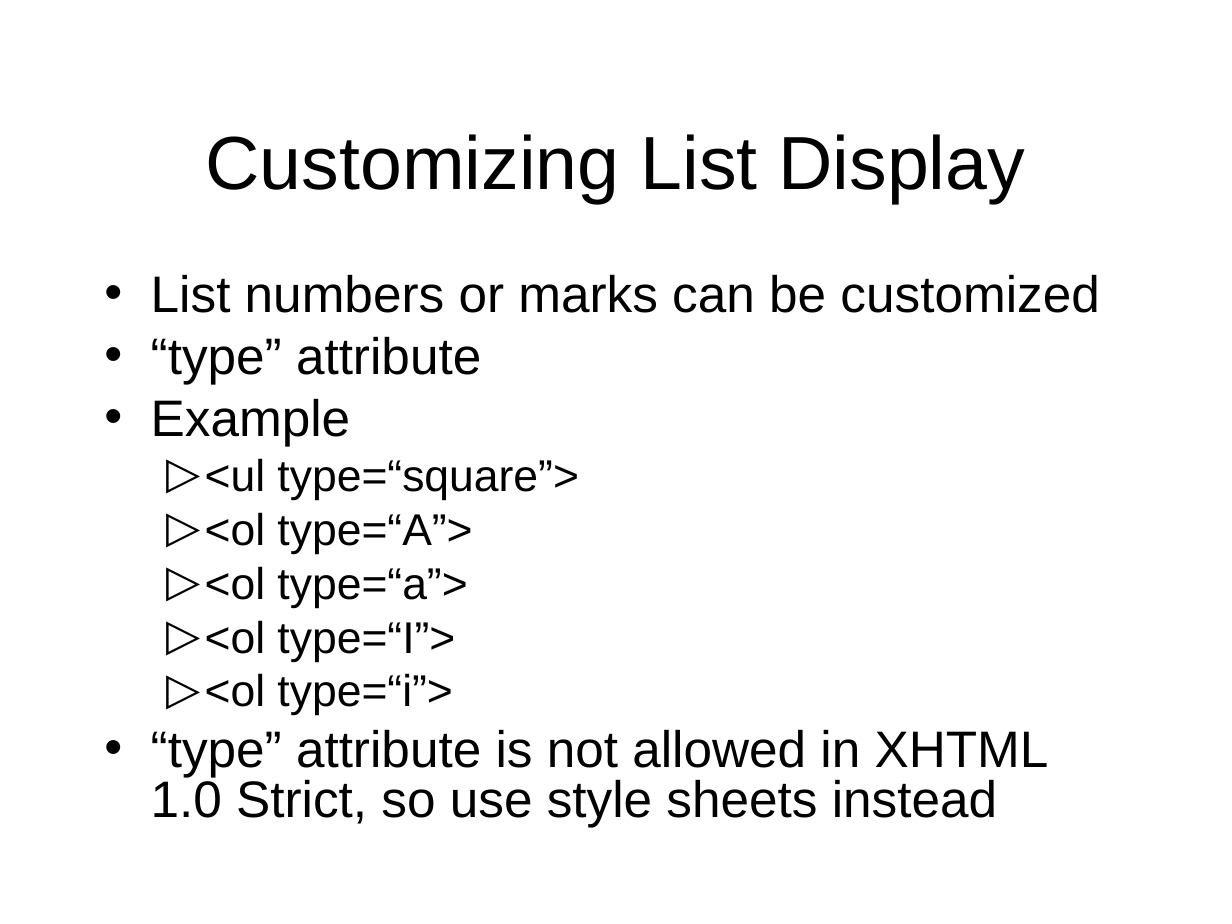
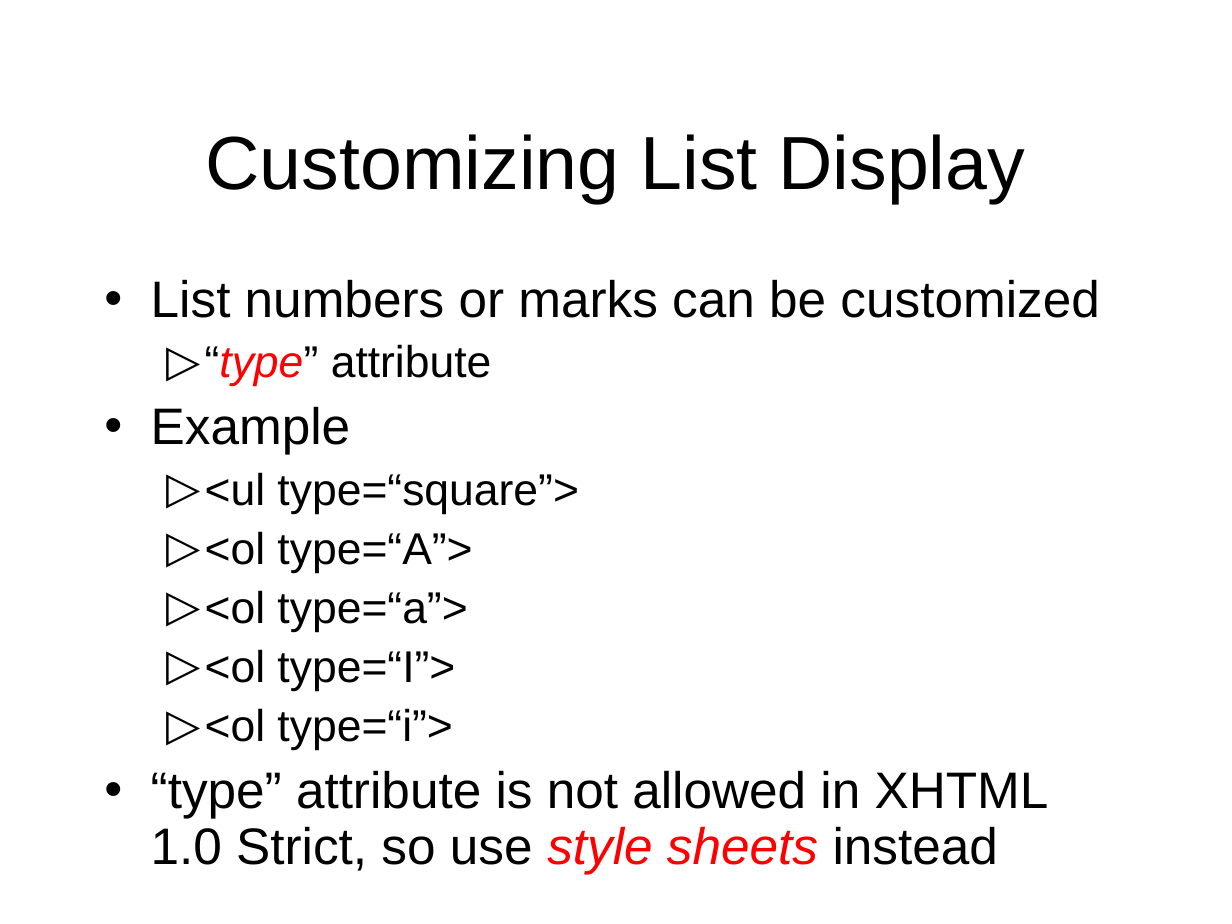
Before and after one commit to octaviordz/zjnu2017.github.io, a slide deck: slide 34 of WAD/lectures/020--HTML.Fundamentals.ppt. Drawn at 1232x924 pixels with LibreOffice and Linux fonts; fonts in the diff are those of the drawing. Boxes give left, top, right and bottom in pixels: in the first picture for what was removed or moved away, otherwise in the second. Text is boxed around its words. In the diff, an @@ line names an element or a change of style, - is before the commit and + after.

```diff
--- a/WAD/lectures/020--HTML.Fundamentals.ppt
+++ b/WAD/lectures/020--HTML.Fundamentals.ppt
@@ text "List numbers or marks can ..." at [151, 279, 1099, 874]: size 30 to 26 pt in "“type” attribute"; text colour #000000 to #FF0000, italic on in "“type”", "style sheets"; line spacing 0.8 to 0.9; bullet • to ▷; list level 1 to 2 in "“type” attribute" @@
```
Also in this commit, not shown: 6 other slides changed, 37 slides added, 1 slide removed, 1 other file.
